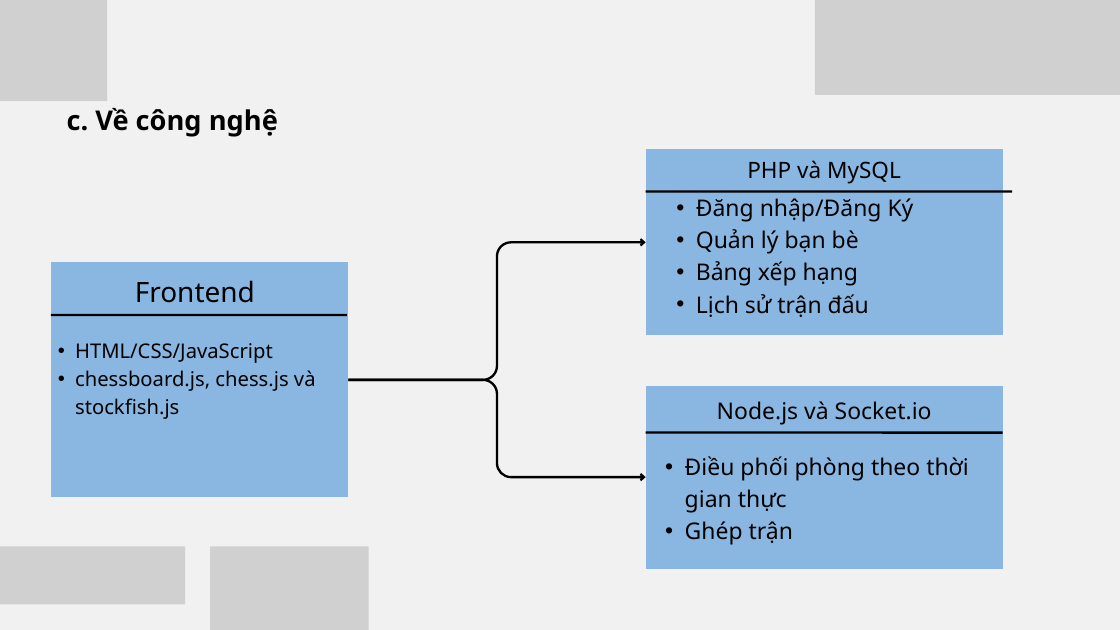
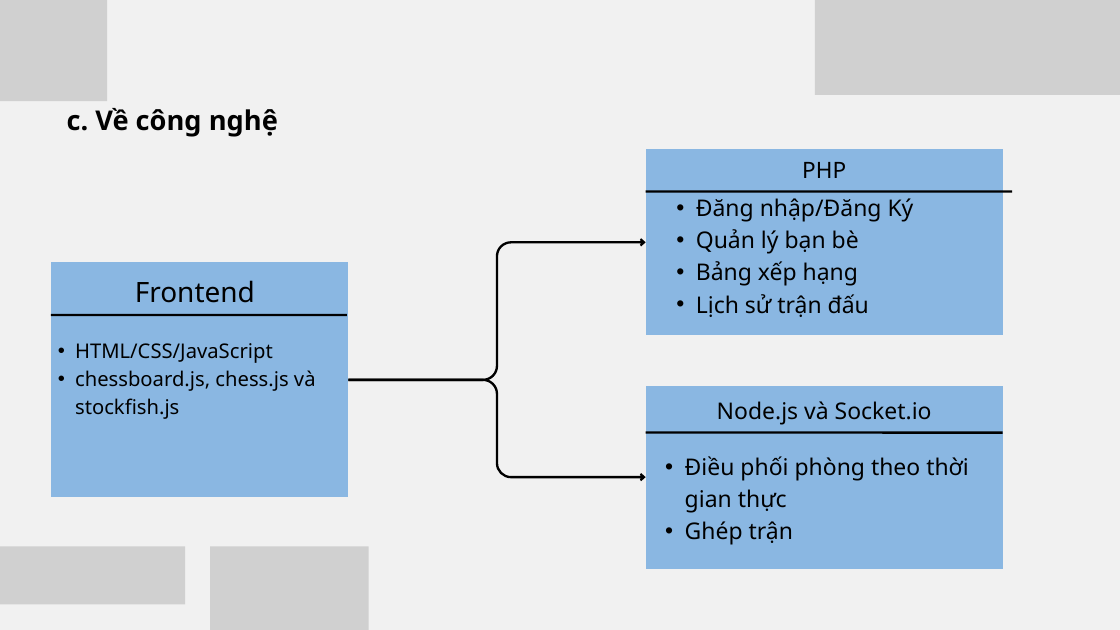
Before and after one commit to anhphuc0508/Web-Chess, a slide deck: slide 5 of Documents/FinalReport/B23DCCE078_Slides.pptx. Drawn at 1120x630 pixels with LibreOffice and Linux fonts; fonts in the diff are those of the drawing; grey boxes stand for pictures. Boxes give left, top, right and bottom in pixels: in the first picture for what was removed or moved away, otherwise in the second. Text is boxed around its words. In the diff, an @@ line names an element or a change of style, - is before the commit and + after.

```diff
--- a/Documents/FinalReport/B23DCCE078_Slides.pptx
+++ b/Documents/FinalReport/B23DCCE078_Slides.pptx
@@ text at (x1=802, y1=162, x2=846, y2=178): text changed @@
-PHP và MySQL
+PHP
```
Also in this commit, not shown: 1 other slide changed.
